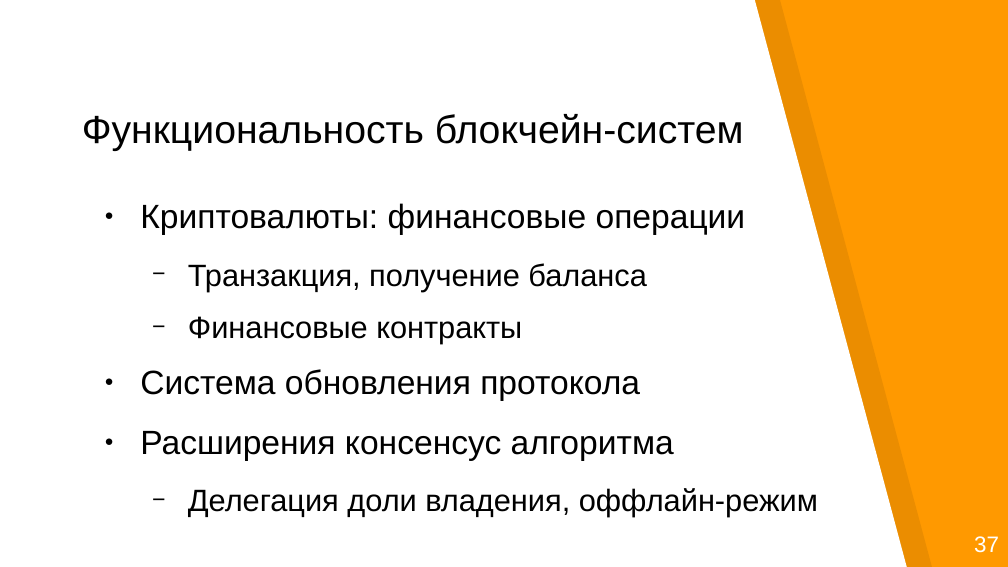
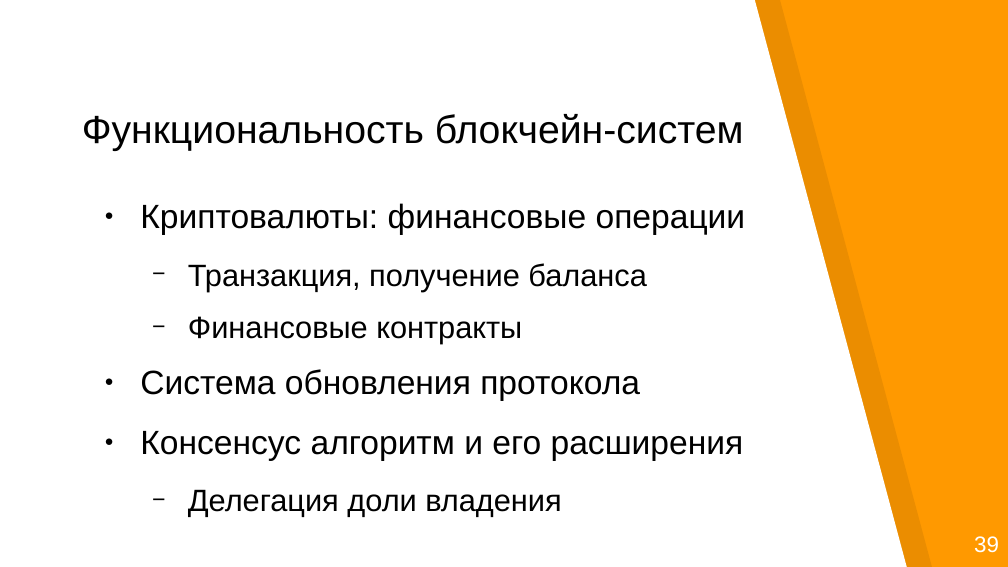
Before and after one commit to georgeee/itmo-master-thesis, a slide deck: slide 4 of presentation.odp (slide 5 before the commit). Drawn at 1008x567 pixels with LibreOffice and Linux fonts; fonts in the diff are those of the drawing. Boxes give left, top, right and bottom in pixels: in the first picture for what was removed or moved away, otherwise in the second. Text is boxed around its words. In the diff, an @@ line names an element or a change of style, - is before the commit and + after.

Commit message:
Presentation

```diff
--- a/presentation.odp
+++ b/presentation.odp
@@ text at (140,431,744,517): text changed; size 22 to 24 pt @@
-● Расширения консенсус алгоритма
-  − Делегация доли владения, оффлайн-режим
+● Консенсус алгоритм и его расширения
+  − Делегация доли владения
@@ text at (974,536,999,553): text changed @@
-37
+39
```
Also in this commit, not shown: 30 other slides changed, 3 slides added, 1 slide removed, 1 other file.
